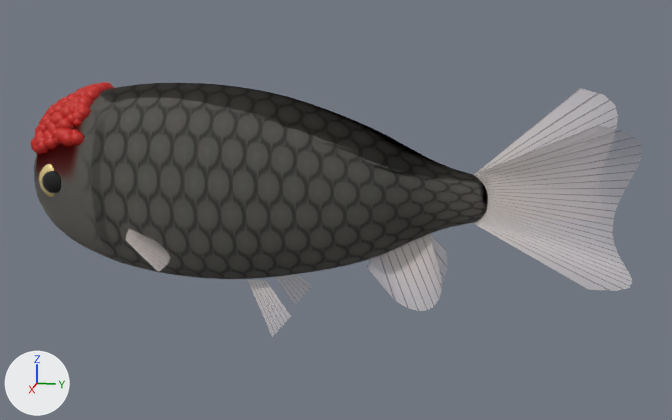
What one commit did to the glTF model models/tancho_1.glb.
Rendered twice from a 50 mm lens placed at (1.333, 0.243, 0.307), pointed at (-0.006, -0.025, -0.028). Every picture has the same lights, and +X, +Y and +Z are marked at lower left. The picture after the commit comes second. Where no turn or scale is listed for an object, it has been applied to the vertices.

The older version as bpy lines, for what is in view:
```python
mat_body = bpy.data.materials.new('body')
mat_body.use_nodes = True; mat_body.node_tree.nodes.clear()
_N = mat_body.node_tree.nodes; _L = mat_body.node_tree.links
n0 = _N.new('ShaderNodeBsdfPrincipled'); n0.name = 'Principled BSDF'
n0.inputs[1].default_value = 0.06  # 'Metallic'
n0.inputs[2].default_value = 0.4  # 'Roughness'
n1 = _N.new('ShaderNodeOutputMaterial'); n1.name = 'Material Output'
n2 = _N.new('ShaderNodeTexImage'); n2.name = 'Image Texture'
n2.image = img_tancho_1_body
n3 = _N.new('ShaderNodeNormalMap'); n3.name = 'Normal Map'
n3.uv_map = 'UVMap'
n4 = _N.new('ShaderNodeTexImage'); n4.name = 'Image Texture.001'
n4.image = img_tancho_1_normal
_L.new(n0.outputs[0], n1.inputs[0])  # 'BSDF' to 'Surface'
_L.new(n2.outputs[0], n0.inputs[0])  # 'Color' to 'Base Color'
_L.new(n3.outputs[0], n0.inputs[5])  # 'Normal' to 'Normal'
_L.new(n4.outputs[0], n3.inputs[1])  # 'Color' to 'Color'
me_body = bpy.data.meshes.new('body')
me_body.from_pydata(...)  # 2882 vertices, 5760 faces; spans x -0.114..0.114, y -0.353..0.353, z -0.151..0.151
me_body.materials.append(mat_body)
me_fins = bpy.data.meshes.new('fins')
me_fins.from_pydata(...)  # 783 vertices, 1316 faces; spans x -0.2..0.2, y -0.354..0.354, z -0.175..0.175
me_fins.materials.append(mat_fin)  # picture img_tancho_1_fin
me_wen = bpy.data.meshes.new('wen')
me_wen.from_pydata(...)  # 12600 vertices, 23520 faces; spans x -0.1..0.1, y -0.054..0.054, z -0.051..0.051
me_wen.materials.append(mat_wen)  # red #c41d12
ob_body = bpy.data.objects.new('body', me_body)
ob_body.location = (0.0, -0.151, 0.008)
ob_fins = bpy.data.objects.new('fins', me_fins)
ob_fins.location = (0.0, 0.036, -0.033)
ob_wen = bpy.data.objects.new('wen', me_wen)
ob_wen.location = (0.001, -0.429, 0.105)
```
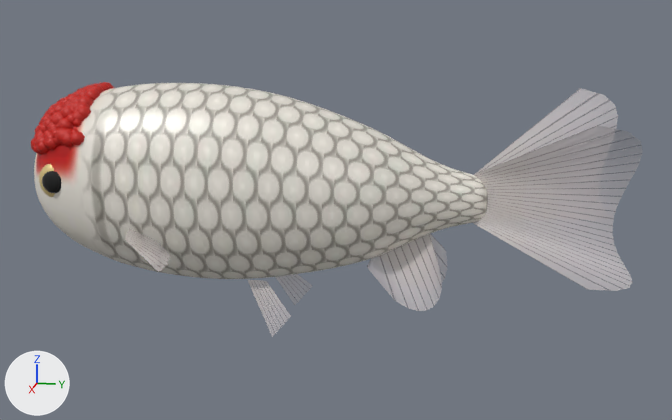
The change, as a list of edits to the scene's bpy script:
```text
Change mat_body:
    remove n3 = _N.new('ShaderNodeNormalMap'); n3.name = 'Normal Map'
    remove n3.uv_map = 'UVMap'
    remove n4 = _N.new('ShaderNodeTexImage'); n4.name = 'Image Texture.001'
    remove n4.image = img_tancho_1_normal
    where n0 = _N.new('ShaderNodeBsdfPrincipled'); n0.name = 'Principled BSDF'
    remove _L.new(n3.outputs[0], n0.inputs[5])  # 'Normal' to 'Normal'
    remove _L.new(n4.outputs[0], n3.inputs[1])  # 'Color' to 'Color'
```

Where the change shows, as pixel boxes [x1, y1, x2, y2] in the pictures (672 x 420 px):
'body', surface changed (grey to white): [34, 83, 487, 279] in both
